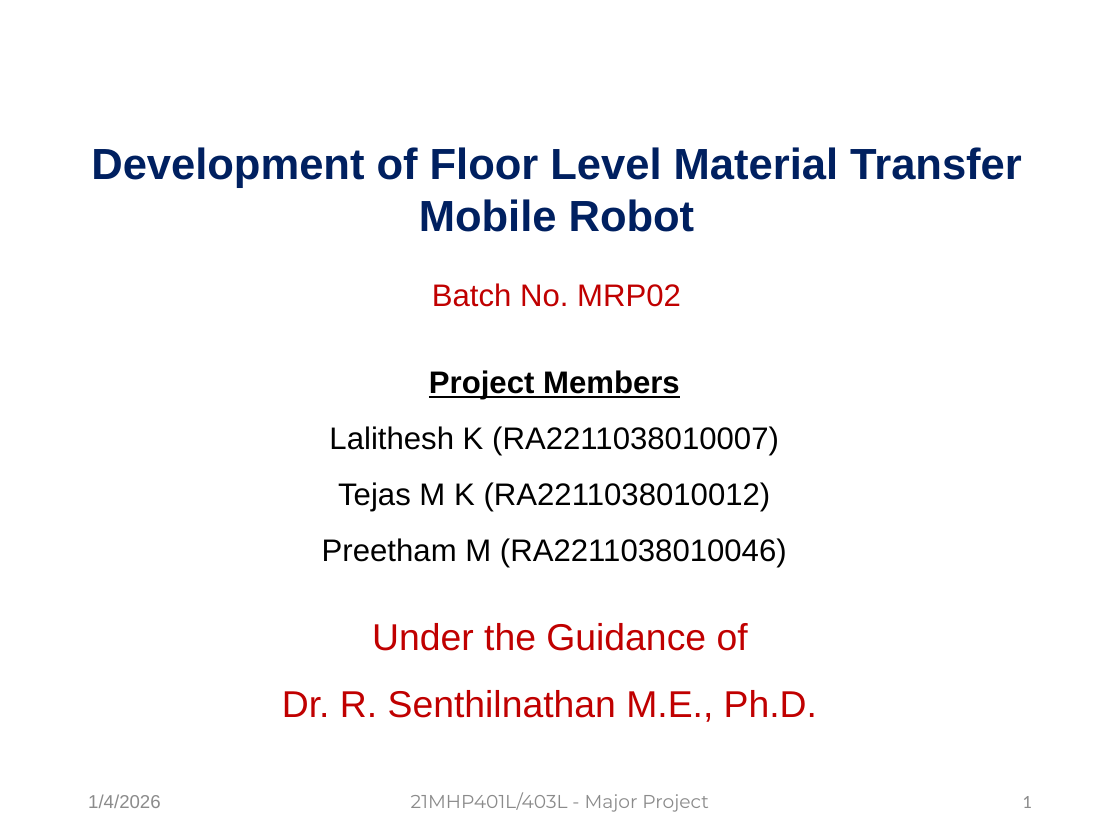
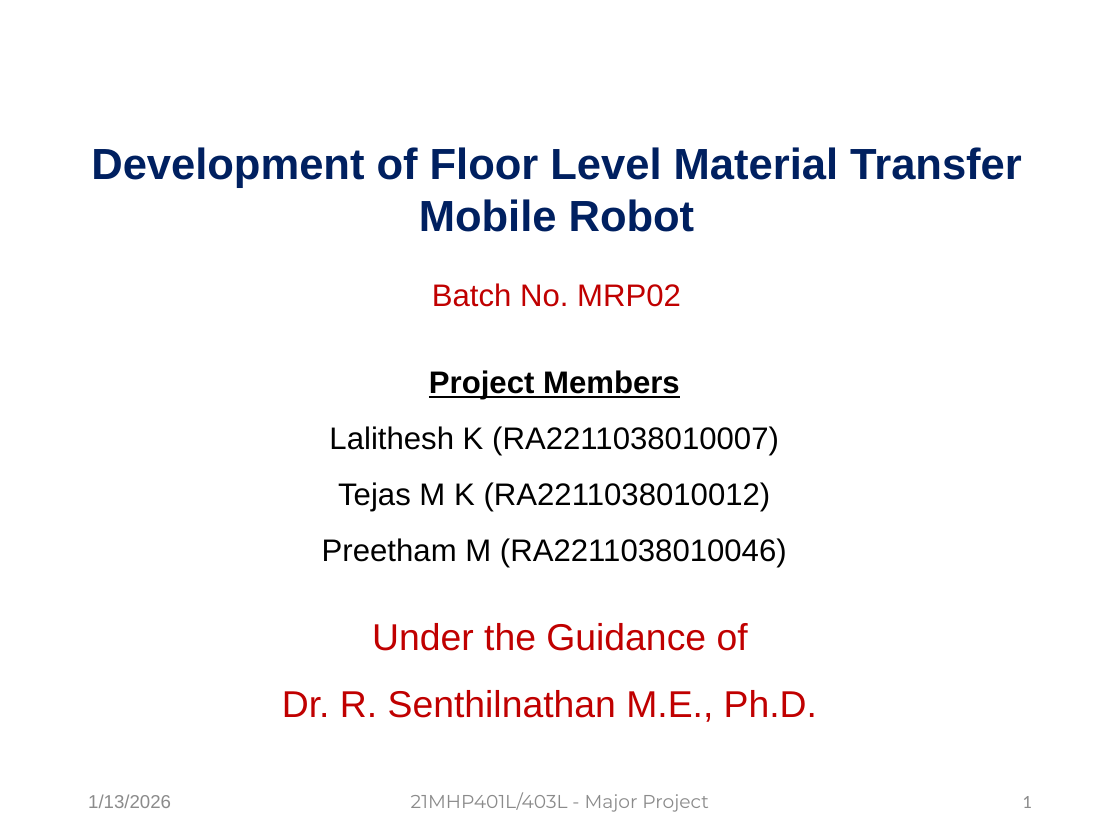
Before and after one commit to senth-srmist/MATERIAL_TRANSFER_ROBOT_2026, a slide deck: slide 1 of REVIEWS/First_Review/Presentation.pptx. Drawn at 1120x840 pixels with LibreOffice and Linux fonts; fonts in the diff are those of the drawing; background and template pictures are left out. Boxes give left, top, right and bottom in pixels: in the first picture for what was removed or moved away, otherwise in the second. Text is boxed around its words. In the diff, an @@ line names an element or a change of style, - is before the commit and + after.

```diff
--- a/REVIEWS/First_Review/Presentation.pptx
+++ b/REVIEWS/First_Review/Presentation.pptx
@@ text at bbox=[88, 794, 171, 808]: text changed @@
-1/4/2026
+1/13/2026
```
Also in this commit, not shown: 7 other slides changed.
